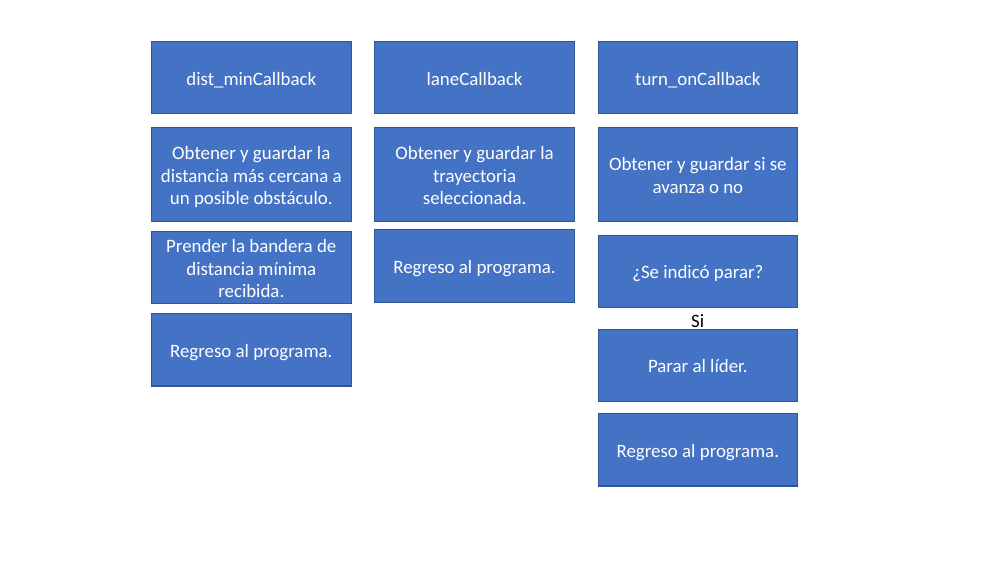
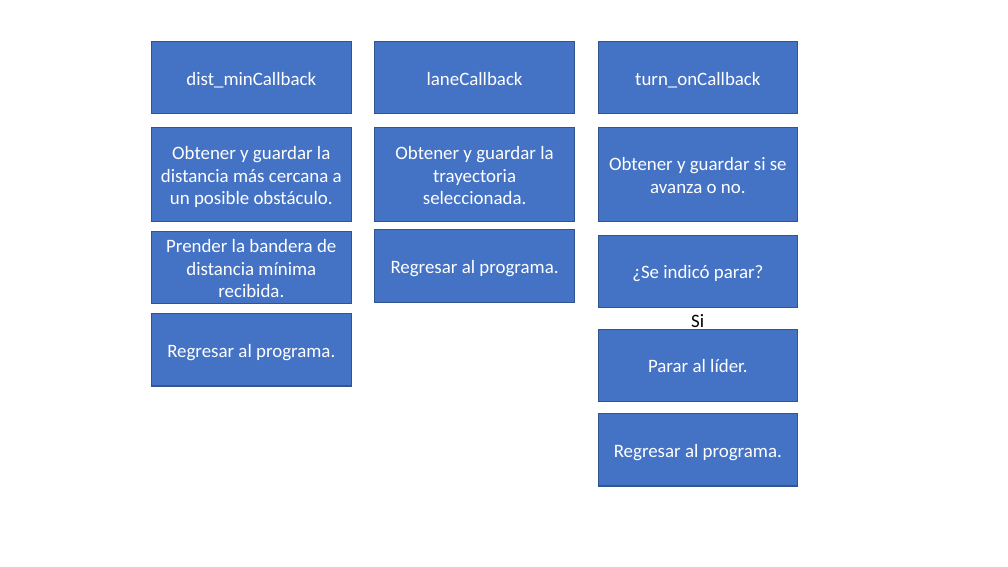
Before and after one commit to lfzarazuaa/Tesis_Lider_Seguidor, a slide deck: slide 7 of Diagramas_de_flujo.pptx. Drawn at 1008x567 pixels with LibreOffice and Linux fonts; fonts in the diff are those of the drawing. Boxes give left, top, right and bottom in pixels: in the first picture for what was removed or moved away, otherwise in the second. Text is boxed around its words. In the diff, an @@ line names an element or a change of style, - is before the commit and + after.

```diff
--- a/Diagramas_de_flujo.pptx
+++ b/Diagramas_de_flujo.pptx
@@ text in rectangle at <box>609,157,787,193</box>: text changed @@
-Obtener y guardar si se avanza o no
+Obtener y guardar si se avanza o no.
@@ text in rectangle at <box>391,260,558,276</box>: text changed @@
-Regreso al programa.
+Regresar al programa.
@@ text in rectangle at <box>167,344,335,361</box>: text changed @@
-Regreso al programa.
+Regresar al programa.
@@ text in rectangle at <box>614,444,782,460</box>: text changed @@
-Regreso al programa.
+Regresar al programa.
```
Also in this commit, not shown: 7 other slides changed, 6 slides added.
